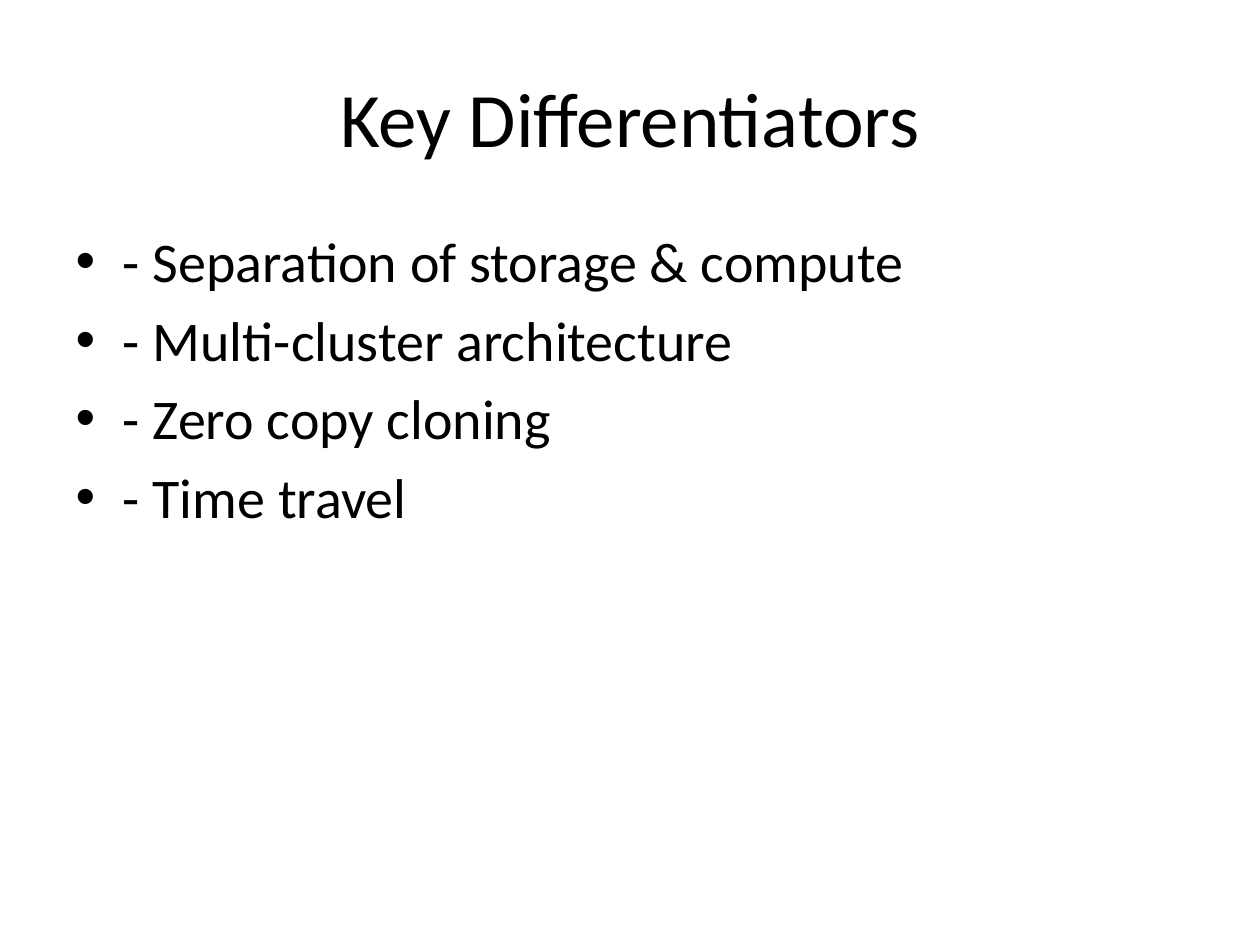
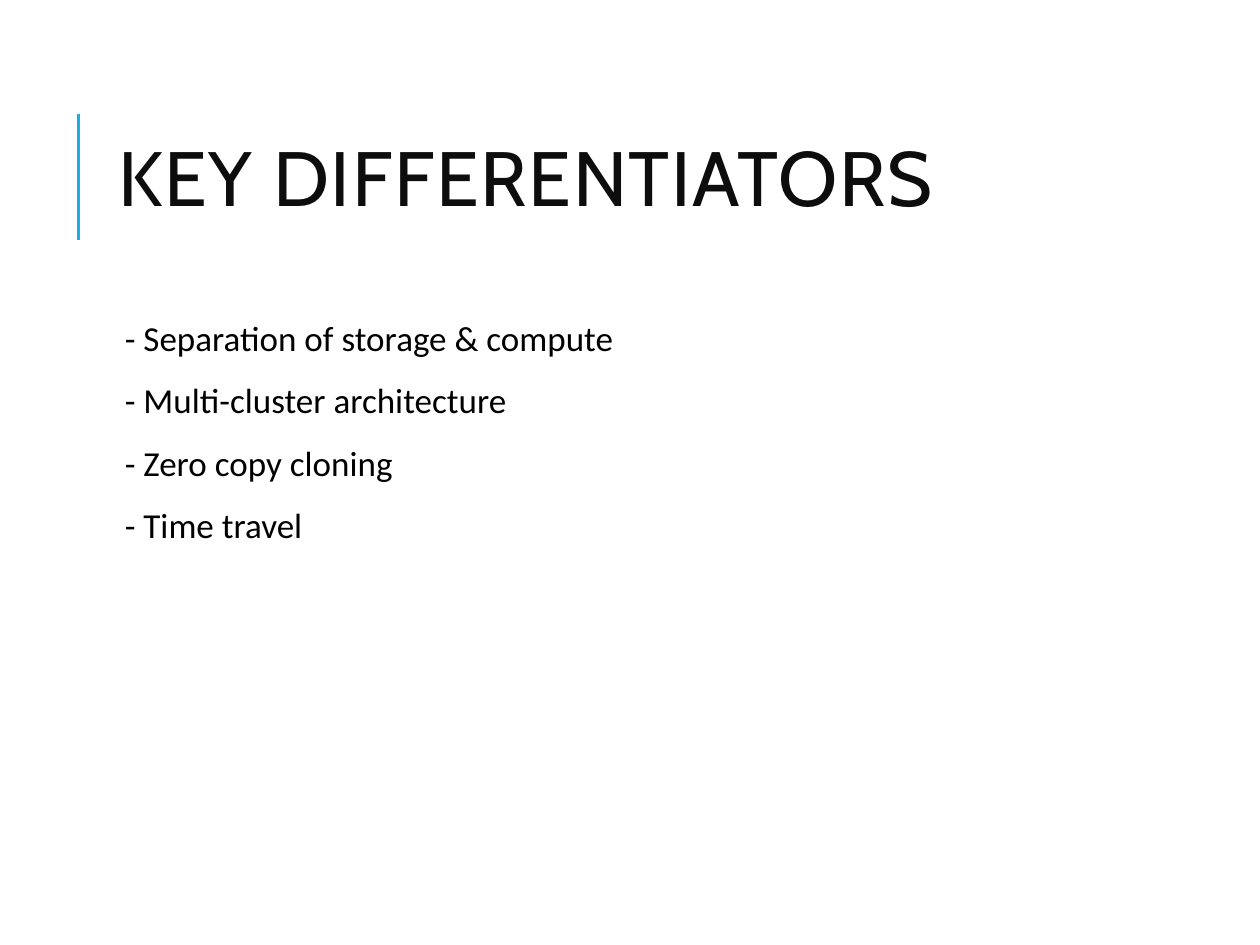
Before and after one commit to vikash-verma-profile/DE-Sig-March-2026, a slide deck: slide 3 of Week-2/Day-4/Snowflake_Modules_1_3.pptx. Drawn at 1260x945 pixels with LibreOffice and Linux fonts; fonts in the diff are those of the drawing. Boxes give left, top, right and bottom in pixels: in the first picture for what was removed or moved away, otherwise in the second. Text is boxed around its words. In the diff, an @@ line names an element or a change of style, - is before the commit and + after.

```diff
--- a/Week-2/Day-4/Snowflake_Modules_1_3.pptx
+++ b/Week-2/Day-4/Snowflake_Modules_1_3.pptx
@@ line added from (78, 239) to (78, 113), #1CADE4 1.5 pt @@
@@ title at box(118, 151, 933, 207): text changed; font Calibri to Cabin; text colour #000000 to #0D0D0D @@
-Key Differentiators
+KEY DIFFERENTIATORS
@@ text "- Separation of storage & ...": place and size @@
-text "- Separation of storage & ..." at box(153, 243, 903, 519)
+text "- Separation of storage & ..." at box(143, 326, 613, 539)
@@ text "- Separation of storage & ..." at box(143, 326, 613, 539): size 32 to 20 pt; bullet • to  ; line spacing 1 to 0.9; more space between paragraphs @@
```
Also in this commit, not shown: 27 other slides changed, 5 other files.
